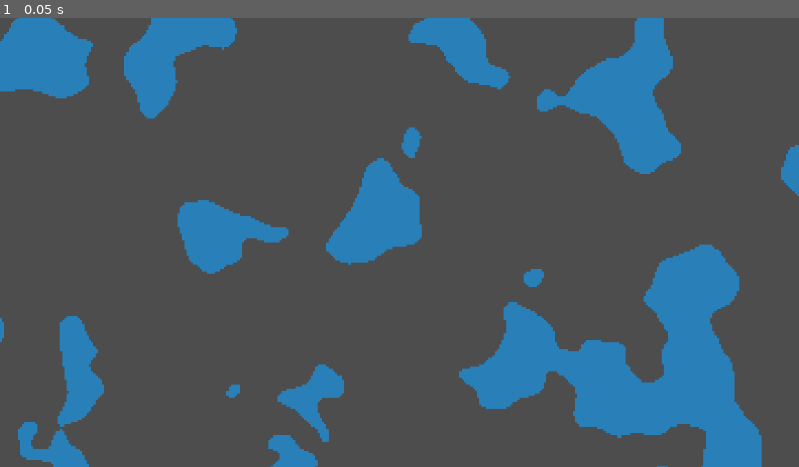
Above: before the commit, frame 1.
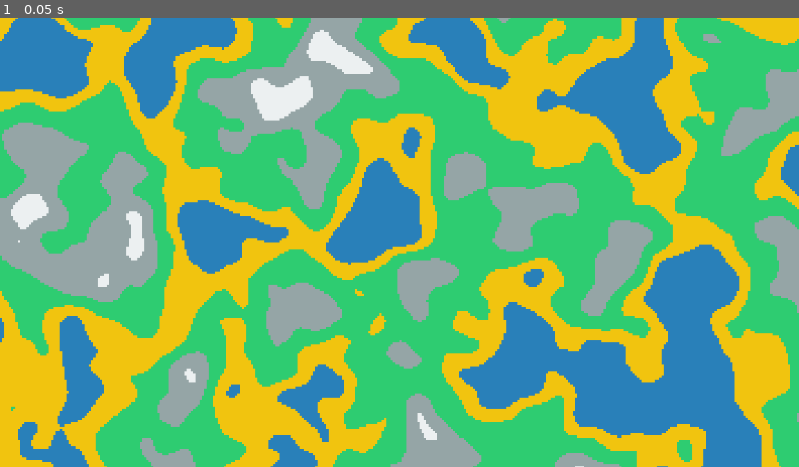
Above: after the commit, the same moment.

Repository: rkinder/procedural-tile-map-godot
Game: Godot game, scene res://scenes/terrain_demo.tscn
The game is run twice, just before and just after one commit, with the same random seed, the same clock (stepped at 60 frames per second) and the same inputs. The project has no main scene, so this scene is started directly.
Inputs:
- Up to frame 1 (0.05 s): no input

The runs differ from the first frame. In frame 1, 80% of the frame differs, in the area x 0-100%, y 0-100%.

Commit message:
fix: correct TileMap.set_cell() source_id parameter for all terrain types
The tile_id should be used as the source_id (3rd parameter), not hardcoded to 0.
Each terrain type (0-4) has its own tile source in the TileSet, with one tile
at atlas position (0,0).

This fixes the issue where only water (blue) and stone (grey) were rendering,
now all 5 terrain types will display correctly: water, sand, grass, stone, snow.

Fixes: scripts/map_generator.gd:175

Diff:
--- a/scripts/map_generator.gd
+++ b/scripts/map_generator.gd
@@ -170,8 +170,9 @@
 			var tile_id: int = _tile_mapper.map_noise_to_tile(noise_value)
 
 			# Step 3: Place the tile in the TileMap
-			# Layer 0, position (x,y), source_id 0, atlas coords (tile_id, 0)
-			tile_map.set_cell(0, Vector2i(x, y), 0, Vector2i(tile_id, 0))
+			# Layer 0, position (x,y), source_id (tile_id), atlas coords (0, 0)
+			# Each tile type has its own source (0-4), with one tile at position (0,0)
+			tile_map.set_cell(0, Vector2i(x, y), tile_id, Vector2i(0, 0))
 
 	# Calculate generation time
 	var end_time: int = Time.get_ticks_msec()
